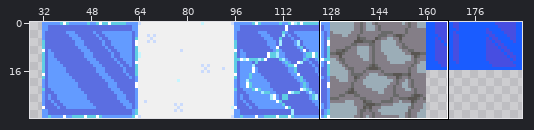
Edited in one commit: sprite sheet (assets/aseprite/tiles.png). Above, an overview of the earlier version with the close-up marked.
Close-up. Old version:
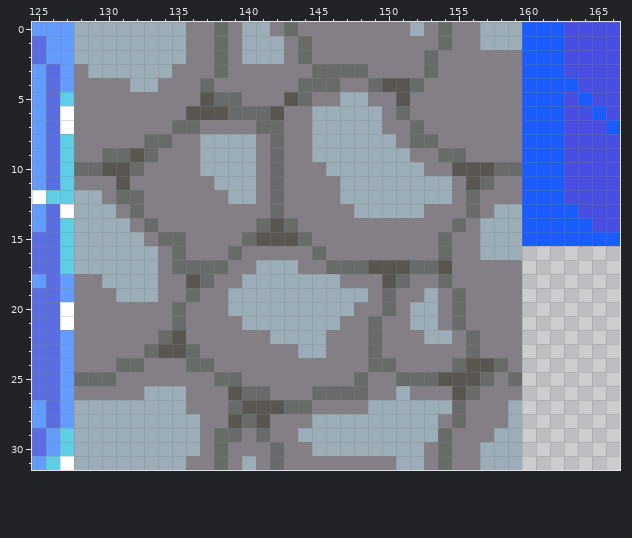
The file is 192x32 pixels. Shown: x 125..166, y 0..31. The wide view leaves out empty margins.
After the commit:
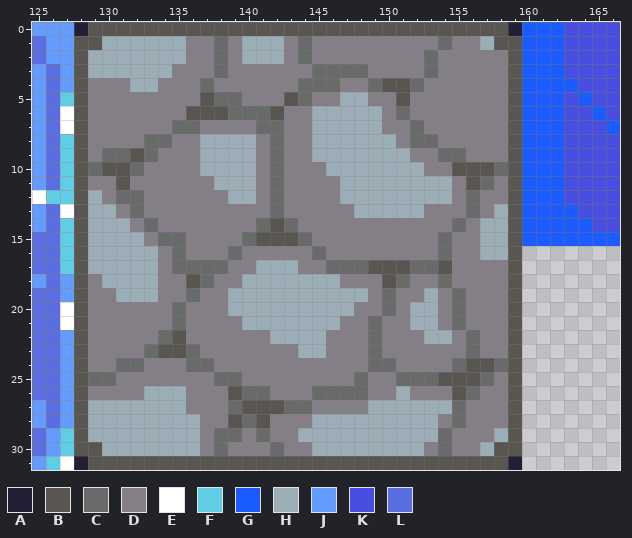
Palette (. is transparent): A #222034  B #595652  C #696a6a  D #847e87  E #ffffff  F #5fcde4  G #1a5cff  H #9badb7  J #639bff  K #474ee1  L #5b6ee1
From the commit log: rock tile
From old to new:
y 0: x 128..159 HHHHHHHHDDCDHHDCDDDDDDDDHDCDDHHH -> ABBBBBBBBBBBBBBBBBBBBBBBBBBBBBBA
y 1: x 128..129 HH -> BB; x 158..159 HH -> BB
y 2: x 128 H -> B; x 159 D -> B
y 3..9: x 128 D -> B; x 159 D -> B
y 10: x 128 C -> B; x 159 C -> B
y 11: x 128 D -> B; x 159 D -> B
y 12: x 128 H -> B; x 159 D -> B
y 13..16: x 128 H -> B; x 159 H -> B
y 17: x 128 H -> B; x 159 D -> B
y 18..24: x 128 D -> B; x 159 D -> B
y 25: x 128 C -> B; x 159 C -> B
y 26: x 128 D -> B; x 159 D -> B
y 27..29: x 128 H -> B; x 159 H -> B
y 30: x 128..129 HH -> BB; x 158..159 HH -> BB
y 31: x 128..159 HHHHHHHHDDCDHDCDDDDDDDDHHDCDDHHH -> ABBBBBBBBBBBBBBBBBBBBBBBBBBBBBBA
Where, in picture pixels (left, top, right, bottom), the same in both close-ups:
changed: (74, 22, 522, 470)
